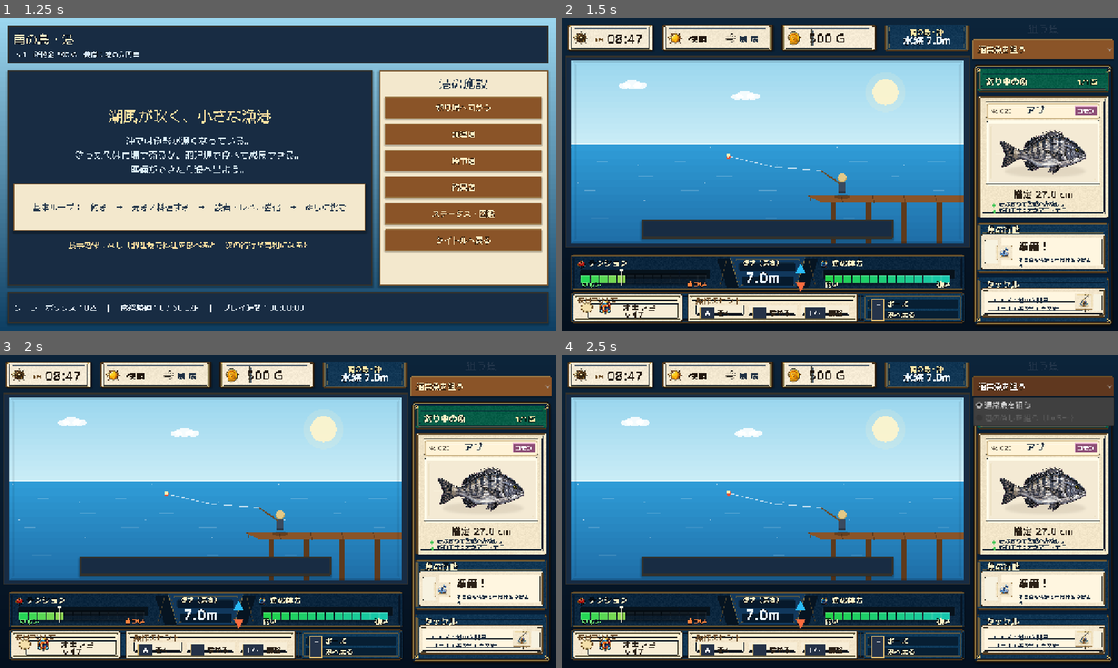
Above: before the commit, frames 1-4 (two rows, left to right).
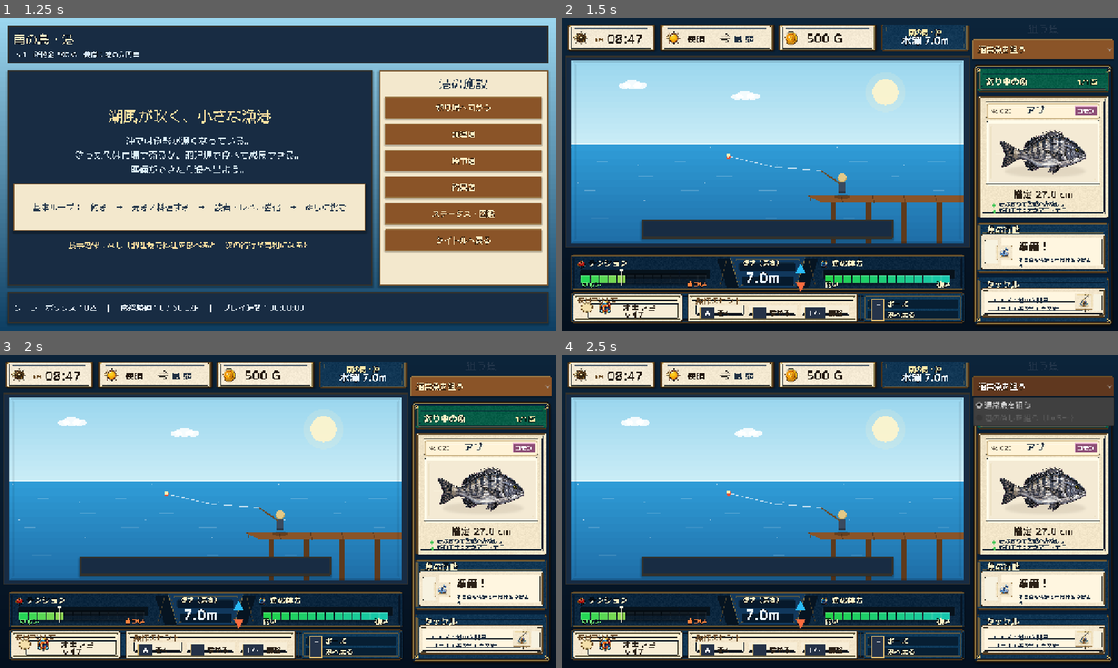
Above: after the commit, the same moments.

Repository: RYUKOU-OKUMURA/tsuri_quest_umi_mvp
Game: Godot game, scene res://scenes/main.tscn
Two runs of this game, one before a commit and one after it. Both use one fixed random seed, a clock stepped at 60 frames per second and the inputs below.
Inputs:
- Up to frame 1 (1.25 s): click "ゲームを始める" at 0.5 s
- Up to frame 2 (1.5 s): click "釣り場へ向かう" at 1.25 s
- Up to frame 3 (2 s): no input
- Up to frame 4 (2.5 s): click "通常魚を狙う" at 2 s

Frame 1 is identical in both runs. In frame 2, 1.0% of the frame differs, in the area x 15-70%, y 2-11%; in frame 3, 1.0%; in frame 4, 1.0%.

Commit message:
Tighten fight top status cards

Diff:
--- a/src/ui/components/fight_status_bar.gd
+++ b/src/ui/components/fight_status_bar.gd
@@ -69,10 +69,10 @@
 	var y := rect.position.y + rect.size.y * 0.08
 	var h := rect.size.y * 0.84
 	return [
-		Rect2(rect.position.x + w * 0.000, y, w * 0.222, h),
-		Rect2(rect.position.x + w * 0.235, y, w * 0.282, h),
-		Rect2(rect.position.x + w * 0.530, y, w * 0.242, h),
-		Rect2(rect.position.x + w * 0.785, y, w * 0.215, h),
+		Rect2(rect.position.x + w * 0.000, y, w * 0.226, h),
+		Rect2(rect.position.x + w * 0.231, y, w * 0.288, h),
+		Rect2(rect.position.x + w * 0.524, y, w * 0.248, h),
+		Rect2(rect.position.x + w * 0.777, y, w * 0.223, h),
 	]
 
 
@@ -101,12 +101,13 @@
 		var inline_y := rect.position.y + rect.size.y * 0.66
 		_draw_text_clipped(font, title, Vector2(text_x, inline_y), 20, body_color, max_width, outline)
 		var wind_icon_size := 28.0
+		var wind_x := text_x + 72.0
 		_draw_top_sheet_icon(
 			ICON_WIND,
-			Rect2(Vector2(text_x + 80.0, rect.position.y + (rect.size.y - wind_icon_size) * 0.5 + 1.0), Vector2(wind_icon_size, wind_icon_size)),
+			Rect2(Vector2(wind_x, rect.position.y + (rect.size.y - wind_icon_size) * 0.5 + 1.0), Vector2(wind_icon_size, wind_icon_size)),
 			Color(1.0, 1.0, 1.0, 0.92)
 		)
-		_draw_text_clipped(font, body, Vector2(text_x + 114.0, inline_y), 20, Palette.TEXT_DARK, max_width - 114.0, outline)
+		_draw_text_clipped(font, body, Vector2(wind_x + 34.0, inline_y), 20, Palette.TEXT_DARK, max_width - (wind_x - text_x) - 34.0, outline)
 		return
 	if not dark and title == "所持金":
 		var amount_y := rect.position.y + rect.size.y * 0.68
Binary file changed: assets/showcase/underwater/top_status_frame.png
Not shown, changed: design-qa.md
Not shown, changed: docs/11_underwater_fight_showcase.md
Not shown, changed: tools/generate_underwater_ui_frame_assets.py
